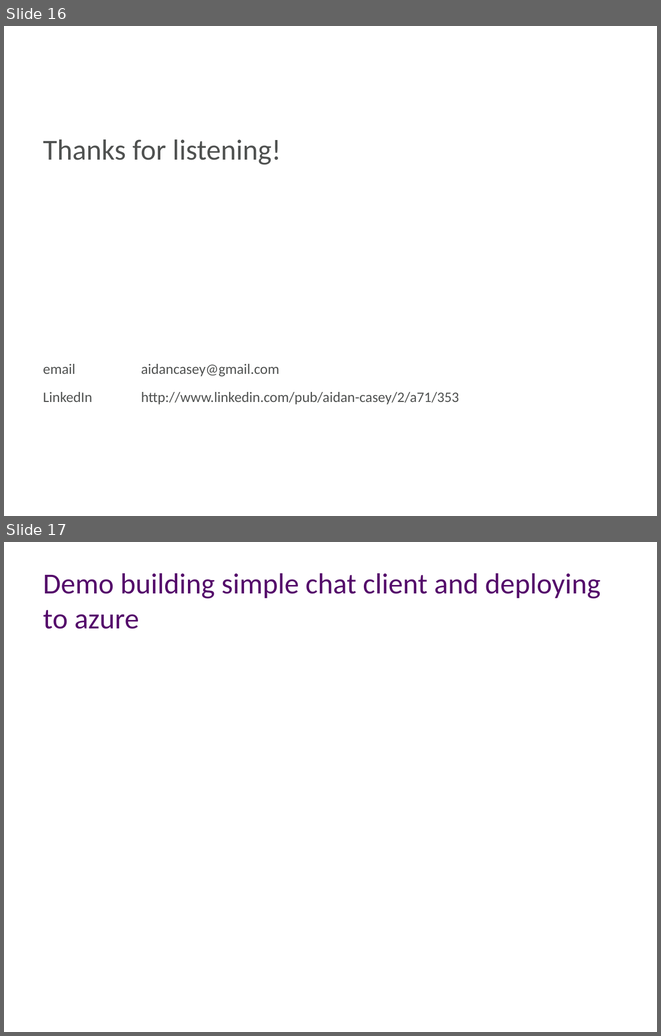
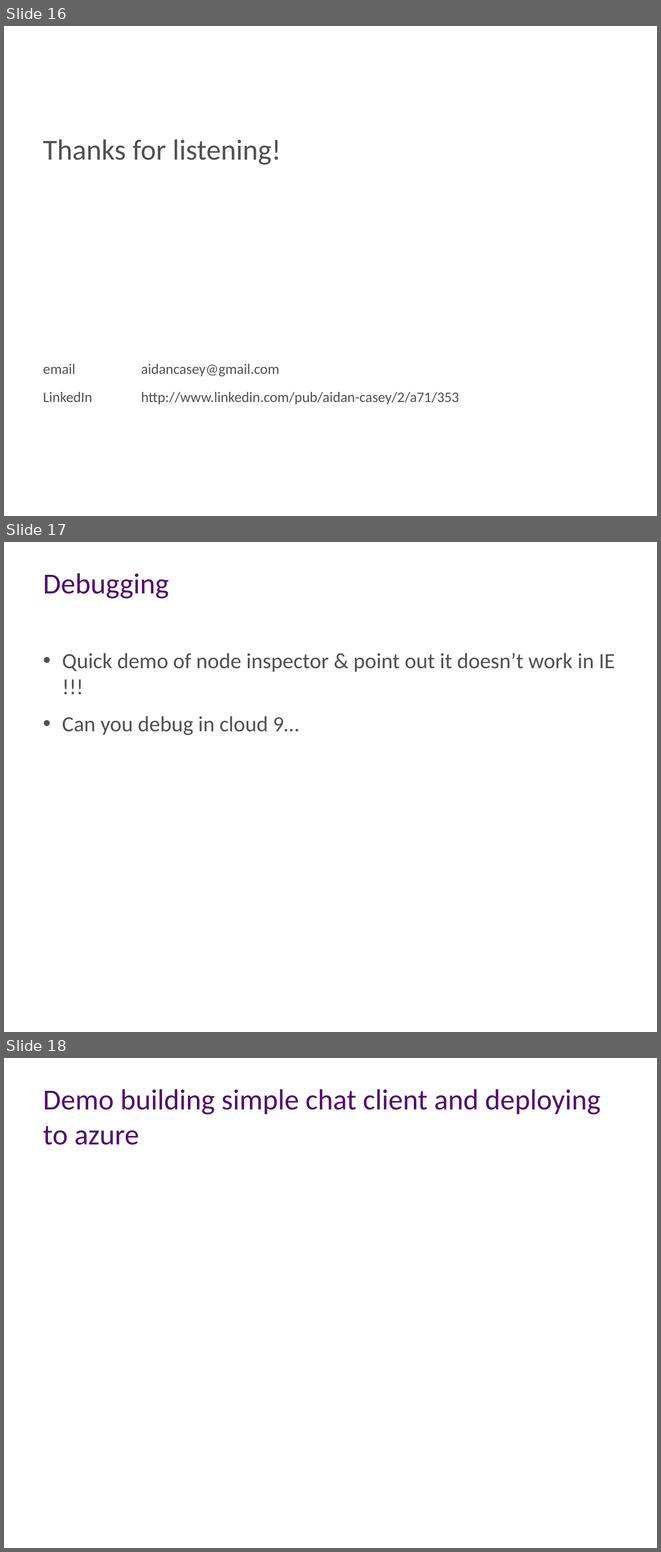
Before and after one commit to aidancasey/AzureNodeChatClient, a slide deck: presentation/Sydney Azure User Group - Node.js .pptx. Shown one above the other, each under a label of ours: slides 16 and 17 before the commit, slides 16, 17 and 18 after it. The pictures are 661x1036 and 661x1552 pixels, drawn with LibreOffice and Linux fonts; fonts in the diff are those of the drawing; background and template pictures are left out. Boxes give left, top, right and bottom in pixels: in the first picture for what was removed or moved away, otherwise in the second. Text is boxed around its words. In the diff, an @@ line names an element or a change of style, - is before the commit and + after.

```diff
--- a/presentation/Sydney Azure User Group - Node.js .pptx
+++ b/presentation/Sydney Azure User Group - Node.js .pptx
@@ slide 17 added at (4,542,657,1032), background #FFFFFF @@
@@ title added at (43,573,169,599), 32 pt, text #540B6A @@
+Debugging
@@ text added at (62,653,615,735), 24 pt, text #4F5150 @@
+• Quick demo of node inspector & point out it doesn’t work in IE !!!
+• Can you debug in cloud 9…
@@ what was slide 17 is now slide 18 @@
```
Also in this commit, not shown: 10 other files.
